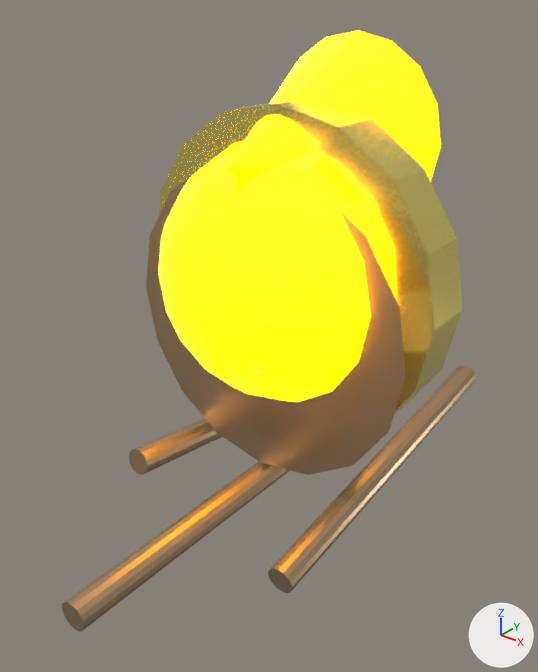
What one commit did to the OBJ model assets/models/roman_brazier.obj.
Rendered twice from a 50 mm lens placed at (2.34, -3.15, 3.82), pointed at (-0.09, -0.11, 1.94). The lights are fixed; the arrows at lower right show +X, +Y and +Z. The older version comes first. Where no turn or scale is listed for an object, it has been applied to the vertices.

Names of what the first picture shows: 'Bowl', 'Bowl_Ring', 'Coals', 'Flame_Spire', 'Leg_0', 'Leg_1', 'Leg_2'.
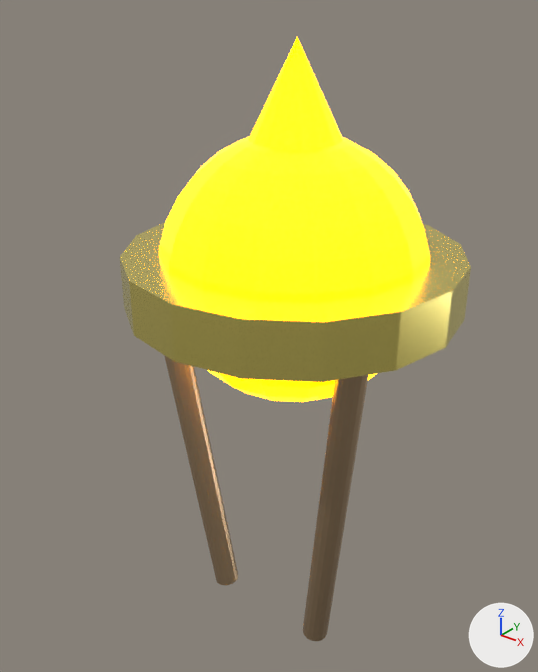
Boxes (x1, y1, x2, y2) around the edits, measured in the pictures (538 x 672 px):
'Coals', reshaped
    before: (158, 141, 394, 402)
    after: (159, 136, 430, 402)
'Bowl_Ring', turned
    before: (159, 101, 462, 414)
    after: (120, 222, 471, 382)
'Bowl', turned (not visible afterwards)
    before: (146, 164, 406, 475)
'Flame_Spire', turned
    before: (225, 30, 441, 181)
    after: (248, 37, 343, 149)
'Leg_1', reshaped
    before: (268, 366, 476, 593)
    after: (303, 375, 368, 641)
'Leg_0', reshaped (not visible afterwards)
    before: (62, 462, 290, 632)
'Leg_2', reshaped
    before: (129, 418, 223, 475)
    after: (164, 355, 238, 585)

What changed in the scene script:
```text
Change me_bowl:
    used by ob_bowl; location = (0.0, 0.0, 0.0)
    remove me_bowl.from_pydata(...)  # 17 vertices, 17 faces; spans x -0.9..0.9, y -0.3..0.3, z 1.2..3.0
    add me_bowl.from_pydata(...)  # 17 vertices, 17 faces; spans x -0.9..0.9, y -0.9..0.9, z 1.8..2.4
    me_bowl part 1: the whole mesh is turned -90 degrees about the x axis through its middle
Change me_bowl_ring:
    used by ob_bowl_ring; location = (0.0, 0.0, 0.0)
    remove me_bowl_ring.from_pydata(...)  # 32 vertices, 18 faces; spans x -0.95..0.95, y -0.15..0.15, z 1.35..3.25
    add me_bowl_ring.from_pydata(...)  # 32 vertices, 18 faces; spans x -0.95..0.95, y -0.95..0.95, z 2.15..2.45
    me_bowl_ring part 2: the whole mesh is turned -90 degrees about the x axis through its middle
Change me_coals:
    where me_coals.from_pydata(...)  # 242 vertices, 256 faces; spans x -0.75..0.75, y -0.75..0.75, z 1.6..3.1
    used by ob_coals; location = (0.0, 0.0, 0.0)
    me_coals part 3: 184 vertices removed from x -0.74..0.74, y -0.74..0.74, z 1.67..3.03; 184 vertices added at x -0.74..0.74, y -0.68..0.68, z 1.61..3.09
Change me_flame_spire:
    where me_flame_spire.from_pydata(...)  # 17 vertices, 17 faces; spans x -0.55..0.55, y -0.55..0.55, z 2.45..3.55
    used by ob_flame_spire; location = (0.0, 0.0, 0.0)
    me_flame_spire part 4: the whole mesh is turned -90 degrees about the x axis through its middle
Change me_leg_0:
    used by ob_leg_0; location = (0.0, 0.0, 0.0)
    remove me_leg_0.from_pydata(...)  # 32 vertices, 18 faces; spans x -0.08..0.08, y -1.7..0.5, z 1.02..1.18
    add me_leg_0.from_pydata(...)  # 32 vertices, 18 faces; spans x -0.08..0.08, y 0.36..0.84, z 0.0..2.2
    me_leg_0 part 5: the whole mesh is multiplied about its middle by the matrix ((0.989, 0.0, -0.149), (0.148, -0.149, 0.978), (-0.022, -0.989, -0.148)), then moved by (0.0, 1.2, 0.0)
Change me_leg_1:
    used by ob_leg_1; location = (0.0, 0.0, 0.0)
    remove me_leg_1.from_pydata(...)  # 32 vertices, 18 faces; spans x 0.43..0.61, y -0.8..1.4, z 0.88..1.32
    add me_leg_1.from_pydata(...)  # 32 vertices, 18 faces; spans x 0.3..0.74, y -0.46..-0.14, z 0.0..2.2
    me_leg_1 part 6: the whole mesh is multiplied about its middle by the matrix ((0.989, -0.129, 0.067), (-0.075, -0.055, 0.996), (-0.125, -0.99, -0.064)), then moved by (0.0, -0.6, 0.0)
Change me_leg_2:
    used by ob_leg_2; location = (0.0, 0.0, 0.0)
    remove me_leg_2.from_pydata(...)  # 32 vertices, 18 faces; spans x -0.61..-0.43, y -0.8..1.4, z 0.88..1.32
    add me_leg_2.from_pydata(...)  # 32 vertices, 18 faces; spans x -0.74..-0.3, y -0.46..-0.14, z 0.0..2.2
    me_leg_2 part 7: the whole mesh is multiplied about its middle by the matrix ((0.991, 0.127, 0.048), (-0.073, 0.203, 0.976), (0.114, -0.971, 0.211)), then moved by (0.0, -0.6, 0.0)
```
